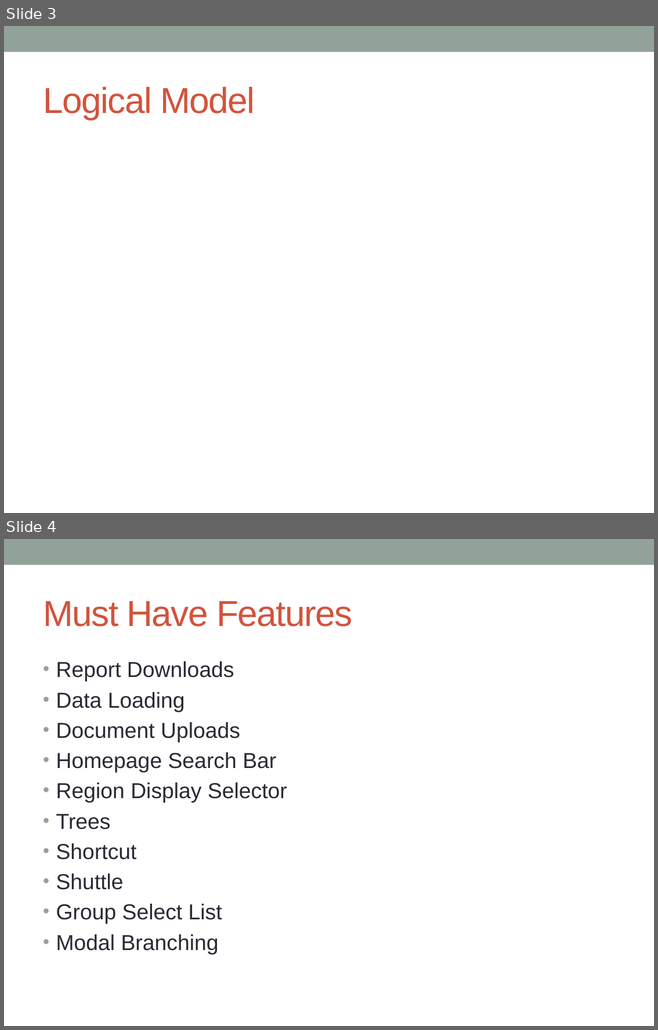
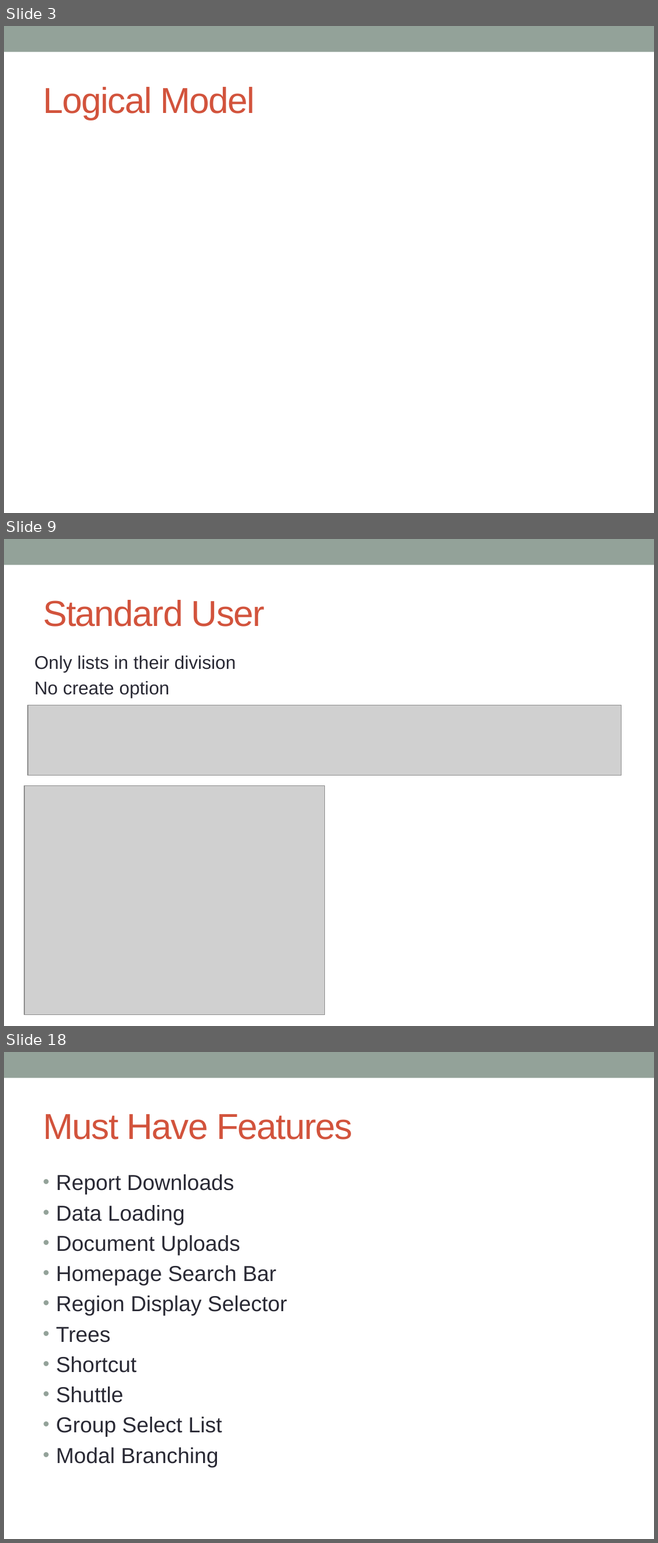
Before and after one commit to cschwendiman/cs347project, a slide deck: project_presentation.pptx. Shown one above the other, each under a label of ours: slides 3 and 4 before the commit, slides 3, 9 and 18 after it; the slides between them are not shown. The pictures are 658x1030 and 658x1543 pixels, drawn with LibreOffice and Linux fonts; fonts in the diff are those of the drawing; grey boxes stand for pictures. Boxes give left, top, right and bottom in pixels: in the first picture for what was removed or moved away, otherwise in the second. Text is boxed around its words. In the diff, an @@ line names an element or a change of style, - is before the commit and + after.

```diff
--- a/project_presentation.pptx
+++ b/project_presentation.pptx
@@ slide 9 added at (4,539,654,1026), background #FFFFFF; not listed: 1 template element that a slide beside it also shows @@
@@ title added at (43,600,265,627), 40 pt, text #D2533C @@
+Standard User
@@ text added at (34,656,236,698), 20.4 pt, text #292934 @@
+Only lists in their division
+No create option
@@ picture added at (28,705,621,776) @@
@@ picture added at (24,786,324,1015) @@
@@ what was slide 4 is now slide 18 @@
```
Also in this commit, not shown: 13 other slides added.
